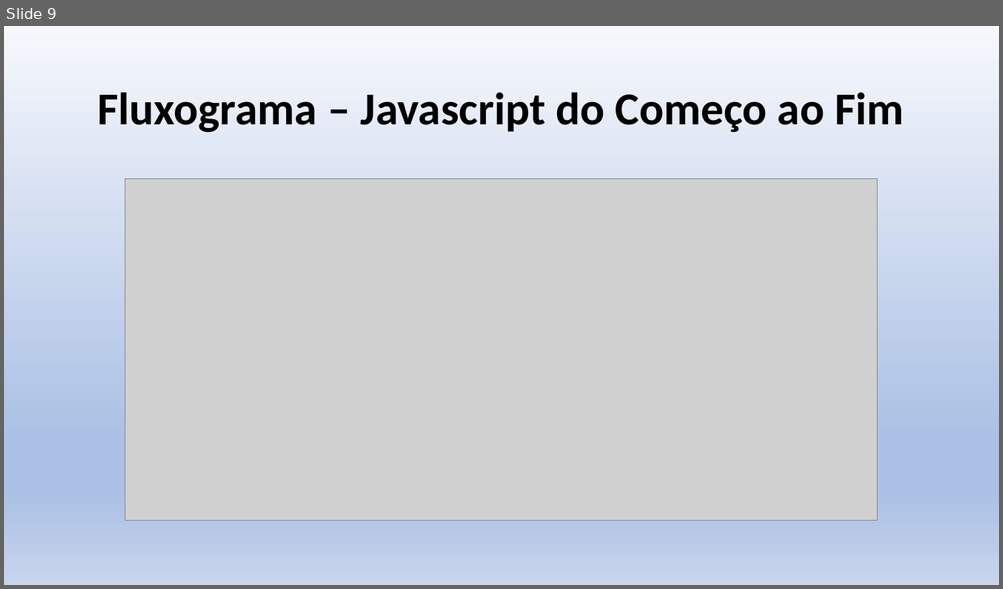
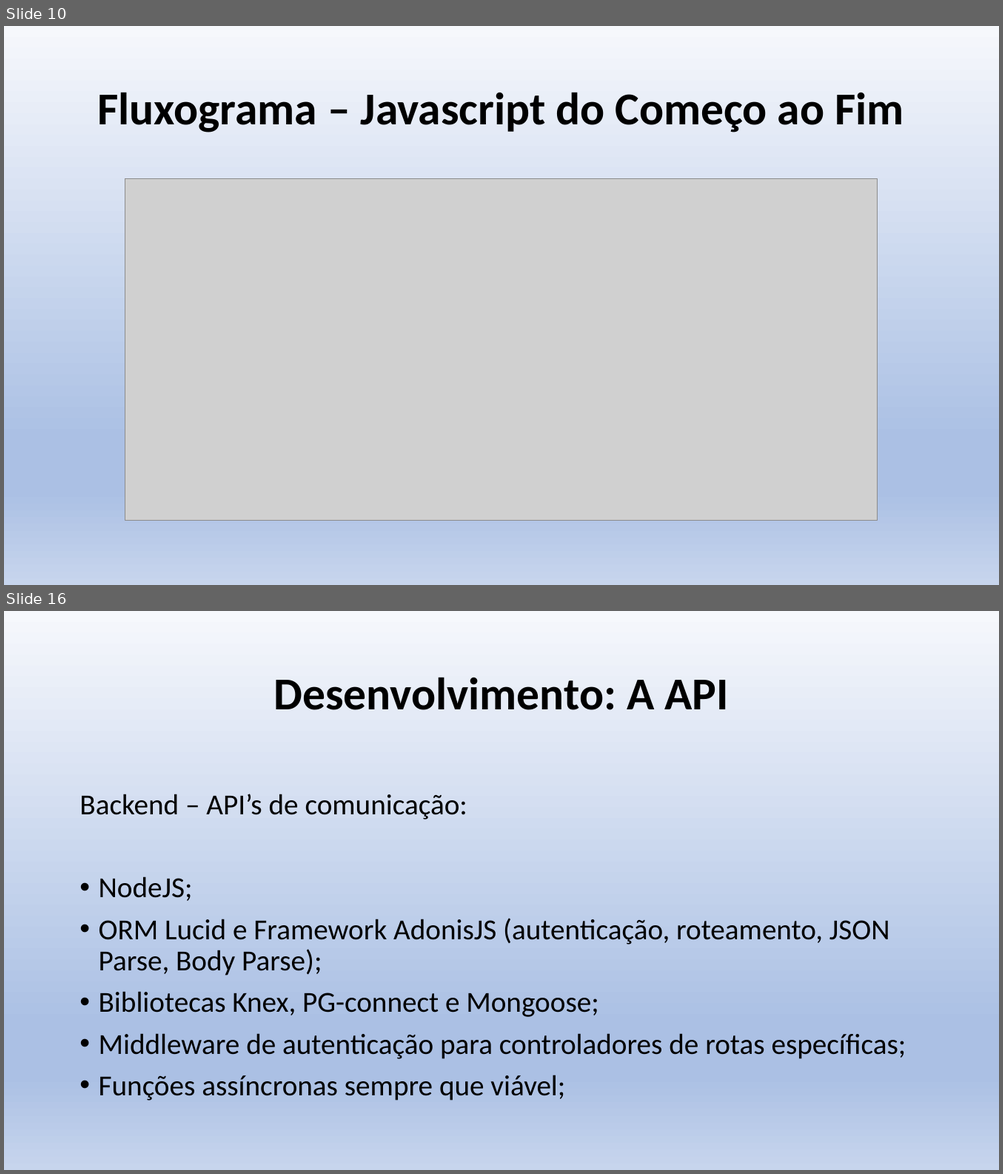
Before and after one commit to bprates10/banda-mestra-web, a slide deck: Banda Mestra Ap1.pptx. Shown one above the other, each under a label of ours: slide 9 before the commit, slides 10 and 16 after it; the slides between them are not shown. The pictures are 1003x589 and 1003x1174 pixels, drawn with LibreOffice and Linux fonts; fonts in the diff are those of the drawing; grey boxes stand for pictures. Boxes give left, top, right and bottom in pixels: in the first picture for what was removed or moved away, otherwise in the second. Text is boxed around its words. In the diff, an @@ line names an element or a change of style, - is before the commit and + after.

```diff
--- a/Banda Mestra Ap1.pptx
+++ b/Banda Mestra Ap1.pptx
@@ slide 16 added at bbox=[4, 611, 999, 1170], background gradient #F6F8FC to #ABC0E4 to #C7D5ED @@
@@ title added at bbox=[273, 677, 728, 710], 44 pt, text #000000, bold @@
+Desenvolvimento: A API
@@ text added at bbox=[79, 794, 906, 1101], 28 pt, text #000000 @@
+Backend – API’s de comunicação:
+• NodeJS;
+• ORM Lucid e Framework AdonisJS (autenticação, roteamento, JSON Parse, Body Parse);
+• Bibliotecas Knex, PG-connect e Mongoose;
+• Middleware de autenticação para controladores de rotas específicas;
+• Funções assíncronas sempre que viável;
@@ what was slide 9 is now slide 10 @@
```
Also in this commit, not shown: 10 slides changed, 5 other slides added, 1 slide removed, 6 other files.
